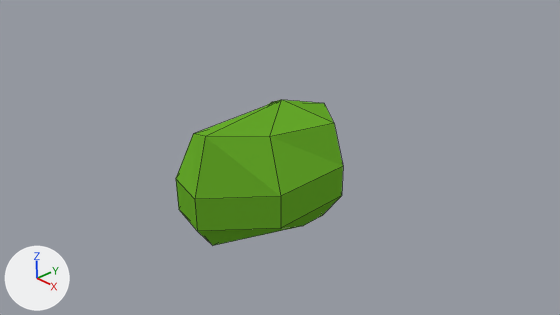
Renders of the Blender file BFBDO/Assets/Art/3D Models/Hedge1.blend from each side of a commit.
The view is the same before and after, from the file's camera 'Camera'. The lights are fixed; the arrows at lower left show +X, +Y and +Z. Mesh edges are drawn as thin lines.

Names of what the first picture shows: 'Hedge'.
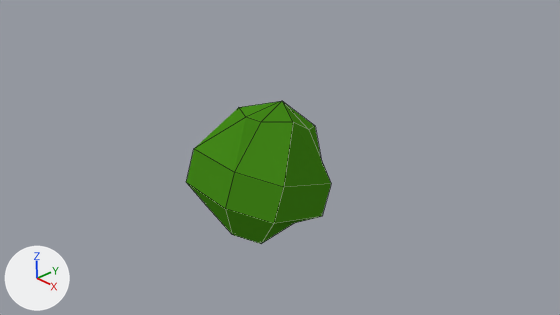
Pixel boxes [x1, y1, x2, y2] of what changed, in the pictures (560 x 315 px):
'Hedge', recoloured, turned
    before: [176, 100, 343, 245]
    after: [186, 101, 331, 244]

Diff of the bpy script that builds the scene:
```diff
--- a/BFBDO/Assets/Art/3D Models/Hedge1.blend.py
+++ b/BFBDO/Assets/Art/3D Models/Hedge1.blend.py
@@ mat_hedge @@
 mat_hedge = diffuse_material('Hedge')
-mat_hedge.base_color = (0.145, 0.439, 0.0259)  # green #6ab12d
+mat_hedge.base_color = (0.0578, 0.25, 0.0103)  # green #44891a
@@ ob_hedge @@
 ob_hedge.location = (-0.05, 0.08, 0.07)
+ob_hedge.rotation_euler = (-0.262, 0.262, 0.785)  # degrees (-15, 15, 45)
```
